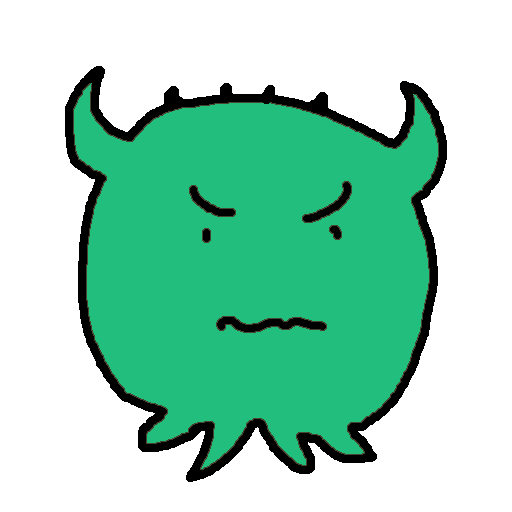
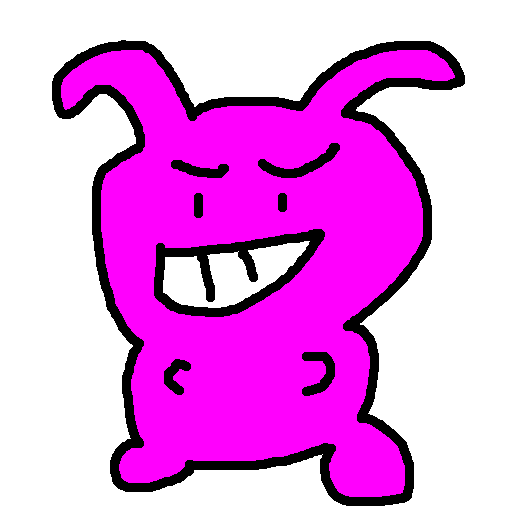
Layers edited between the first and the second 512px x 512px image:
added layer "Calque 3" above "Calque 2" over [52, 40, 465, 506]
hid "BiggerMinion" over [65, 66, 447, 482]
